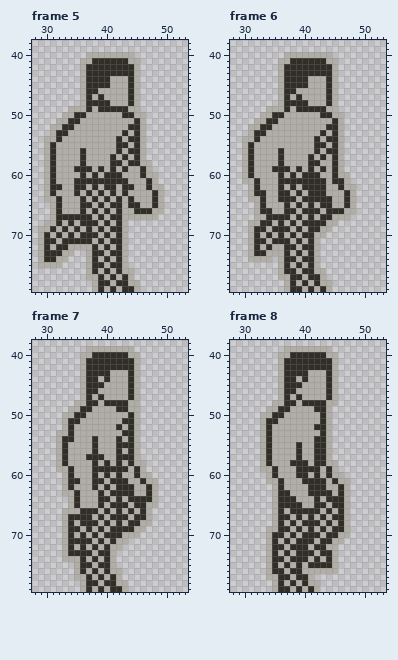
Pixel-art file -- support/Seraphina-walk.aseprite. Above is the file before it was changed.
80x80 pixels, 12 frames. Shown: frame 5: x 28..53, y 38..79; frame 6: x 28..53, y 38..79; frame 7: x 28..53, y 38..79; frame 8: x 28..53, y 38..79. The commit also changed other frames, which this record leaves out.
And afterwards:
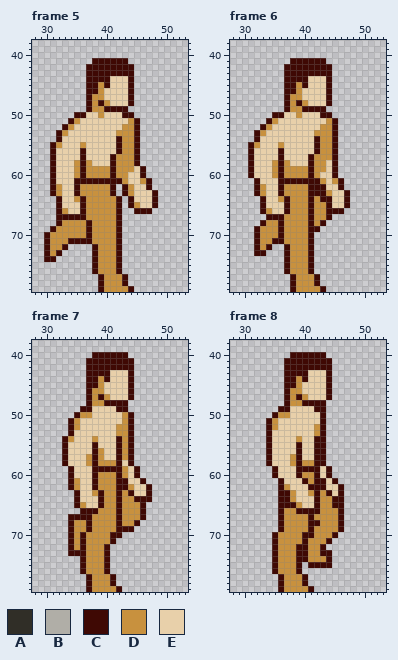
Palette (. is transparent): A #302e27  B #b0aea7  C #3f0904  D #c8913e  E #e8d0aa
Author's note on the commit: The Walk Sprites Have Been Reorganised to Look Smoother
The exact change:
layer "Colour" now shown
layer "B&W" now hidden
Changed rows in their new state; - is an unchanged pixel.
Frame 5:
first column x 29:
40 --------........-----
41 -------..CCCCCC..----
42 -------.CCCCCCCC.----
43 -------.CCCCCCCC.----
44 -------.CCCCEEEC.----
45 -------.CCDCEEEC.----
46 -------.CCDEEEEC.----
47 -------.CDDEEEEC.----
48 -------.CDCDEEEC.----
49 -----...CDDCCCC..----
50 ----..CCEEDEEECC..---
51 ---..CDEEEEEEEEDC.---
52 --..CDEEEEEEEEDDC.---
53 --.CDEEEEEEEEDDDC.---
54 -..CEEEEEEEEECDDC.---
55 -.CDEEEDEEEEECDDC.---
56 -.CEEEECEEEEECDDC.---
57 -.CEEEECEEEECDDDC.---
58 -.CEEEDCDEEECDDDC..--
59 -.CEEEDCDDDDCDDDEC.--
60 -.CEEEDCDDDDCDDEEC..-
61 -.CEEECCCCCCCCDEEDC.-
62 -.CDEECDDDDDC.CDEEC..
63 -.CDEECDDDDDC.CDEEEC.
64 -..CEEDCDDDDDC.CEEEC.
65 --.CEEECDDDDDC.CDEEC.
66 --.CDEECDDDDDC..CCC..
67 --.CCCCCDDDDDC......-
68 -..CDDDDCDDDDC.------
69 ..CDDDDDCDDDDC.------
70 .CDDDDDDCDDDDC.------
71 .CDDDCCCCDDDDC.------
72 .CDDC....CDDDC.------
73 .CDC..--.CDDDC.------
74 .CC..---.CDDDC.------
75 ....----.CDDDC.------
76 --------.CDDDC..-----
77 --------..CDDDC.-----
78 ---------.CDDDC..----
79 ---------.CDDDDC.----
Frame 6:
first column x 30:
40 -------........----
41 ------..CCCCCC..---
42 ------.CCCCCCCC.---
43 ------.CCCCCCCC.---
44 ------.CCCCEEEC.---
45 ------.CCDCEEEC.---
46 ------.CCDEEEEC.---
47 ------.CDDEEEEC.---
48 ------.CDCDEEEC.---
49 ----...CDDCCCC..---
50 ---..CCEEDEEECC..--
51 --..CDEEEEEEEEDC.--
52 -..CDEEEEEEEEDDC.--
53 -.CDEEEEEEEEDDDC.--
54 ..CEEEEEEEEECDDC.--
55 .CDEEEDEEEEECDDC.--
56 .CEEEECEEEEECDDC.--
57 .CEEEECEEEECDDDC.--
58 .CEEEDCDEEECDDEC.--
59 .CEEEDCDDDDCDDEC.--
60 .CEEEDCDDDDCDEEC..-
61 ..CEEECCCCCCCDEDC.-
62 -.CDEECDDDDCCCEEC..
63 -.CDEECDDDDCCCDEEC.
64 -..CEEDCDDDCDCCEEC.
65 --.CEEECDDDCDDCEEC.
66 --.CDEECDDDCDDCCC..
67 --..CCCDDDDCDDC...-
68 -..CDDCDDDDCDC..---
69 -.CDDDCDDDDCC..----
70 -.CDDDCDDDDC..-----
71 -.CDDCCDDDDC.------
72 -.CDC..CDDDC.------
73 -.CC...CDDDC.------
74 -....-.CDDDC.------
75 ------.CDDDC.------
76 ------.CDDDC..-----
77 ------..CDDDC.-----
78 -------.CDDDC..----
79 -------.CDDDDC.----
Frame 7:
first column x 32:
39 -----........----
40 ----..CCCCCC..---
41 ----.CCCCCCCC.---
42 ----.CCCCCCCC.---
43 ----.CCCCEEEC.---
44 ----.CCDCEEEC.---
45 ----.CCDEEEEC.---
46 ----.CDDEEEEC.---
47 ----.CDCDEEEC.---
48 ---..CDDCCCC..---
49 --..CCEEEECC..---
50 -..CDDEEEEEDC.---
51 -.CDEEEEEEEDC.---
52 -.CDEEEEEEDDC.---
53 ..CEEEEEEEDDC.---
54 .CDEEEDEEECDC.---
55 .CEEEECEEECDC.---
56 .CEEEECDEECDC.---
57 .CEEEDCDEECDC.---
58 .CEEEDCDDDCEC..--
59 ..CEEECCCCCDEC.--
60 -.CEEECDDDCDEC..-
61 -.CDEECDDDCCEEC..
62 -.CDEECDDDCCDEEC.
63 -..CEEDCDDCDCEEC.
64 --.CEEECDDCDDCCC.
65 --.CDEECDDCDDDC..
66 -...CCCDDDCDDDC.-
67 -.CCCCDDDDCDDDC.-
68 -.CDDCDDDDCDDC..-
69 -.CDDCDDDDCCC..--
70 -.CDCDDDDCC...---
71 -.CDCDDDDC..-----
72 -.CDCDDDC..------
73 -.CCCDDDC.-------
74 -...CDDDC.-------
75 ---.CDDDC.-------
76 ---.CDDDC..------
77 ---..CDDDC.------
78 ----.CDDDC..-----
79 ----.CDDDDC.-----
Frame 8:
first column x 33:
39 ----........---
40 ---..CCCCCC..--
41 ---.CCCCCCCC.--
42 ---.CCCCCCCC.--
43 ---.CCCCEEEC.--
44 ---.CCDCEEEC.--
45 ---.CCDEEEEC.--
46 ---.CDDEEEEC.--
47 ---.CDCDEEEC.--
48 --..CDDCCCC..--
49 -..CCEEEECC.---
50 ..CDDEEEEEC.---
51 .CDEEEEEEEC.---
52 .CDEEEEEEDC.---
53 .CEEEEEEEDC.---
54 .CEEEEDEECC.---
55 .CEEEECEECC.---
56 .CEEEECEECC.---
57 .CEEEDCEECC.---
58 .CEEEDCDDCC..--
59 ..CEEECCCCEC.--
60 -.CEEECDDCEC..-
61 -..CEEECDCCEC..
62 --.CDEEECCCEEC.
63 --.CCDEEDCDCEC.
64 --.CCDEEECDDCC.
65 --.CCCDEECDDCC.
66 --.CDDCCCCDDDC.
67 --.CDDDDCDDDDC.
68 --.CDDDDCCDDDC.
69 -..CDDDDCDDDDC.
70 -.CDDDDCCDDDC..
71 -.CDDDDCDDDC..-
72 -.CDDDCCDDC..--
73 -.CDDDCCDDCC.--
74 -.CDDDCCDDDC.--
75 -.CDDDC.CCCC.--
76 -.CDDDC......--
77 -..CDDDC.------
78 --.CDDDC..-----
79 --.CDDDDC.-----
